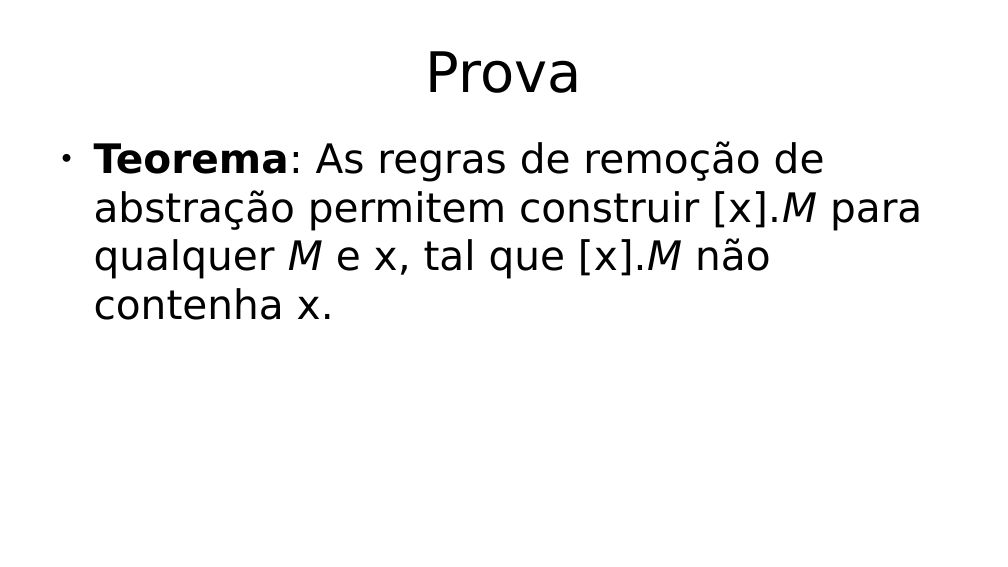
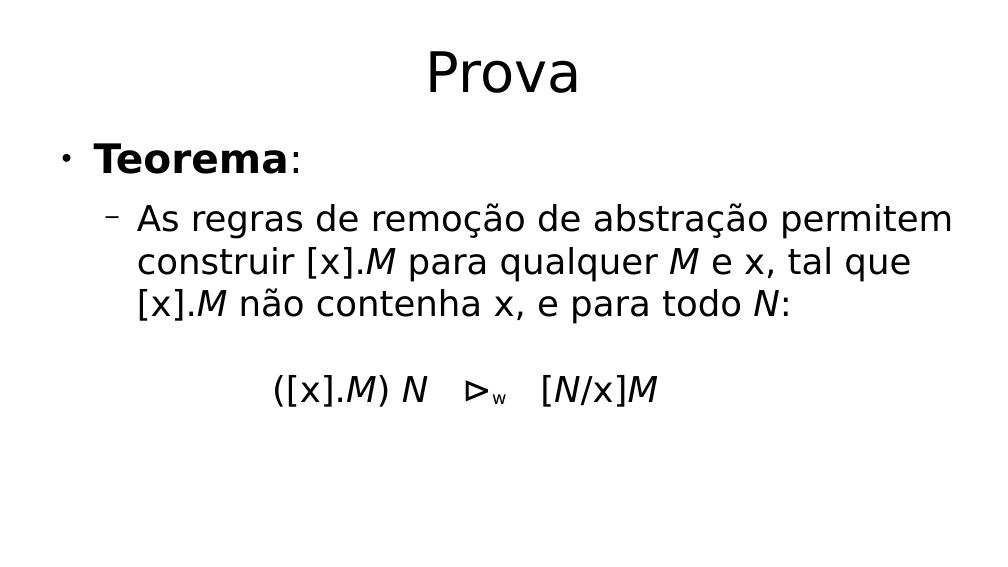
Before and after one commit to hlah/teoria_da_computacao, a slide deck: slide 14 of pesquisa/slides.odp (slide 12 before the commit). Drawn at 1008x567 pixels with LibreOffice and Linux fonts; fonts in the diff are those of the drawing. Boxes give left, top, right and bottom in pixels: in the first picture for what was removed or moved away, otherwise in the second. Text is boxed around its words. In the diff, an @@ line names an element or a change of style, - is before the commit and + after.

Commit message:
Formatacao geral... Falta colocar a parte inicial do histórico e dar uma revisada na parte das provas.

```diff
--- a/pesquisa/slides.odp
+++ b/pesquisa/slides.odp
@@ text at <box>94,143,953,407</box>: text changed; size 32 to 28 pt @@
-● Teorema: As regras de remoção de abstração permitem construir [x].M para qualquer M e x, tal que [x].M não contenha x.
+● Teorema:
+  − As regras de remoção de abstração permitem construir [x].M para qualquer M e x, tal que [x].M não contenha x, e para todo N:
+    ([x].M) N ⊳w [N/x]M
```
Also in this commit, not shown: 11 other slides changed, 4 slides added, 1 slide removed.
